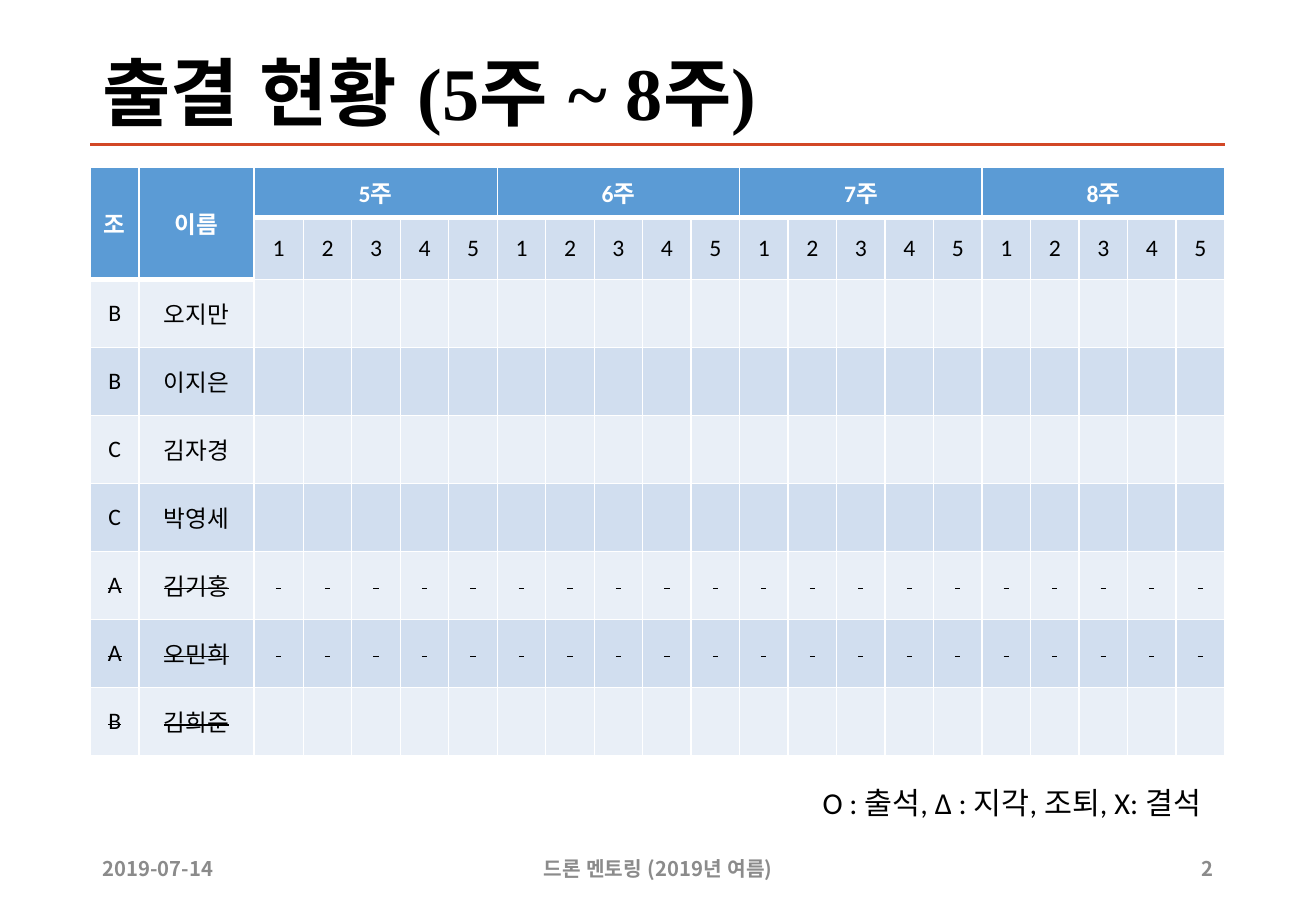
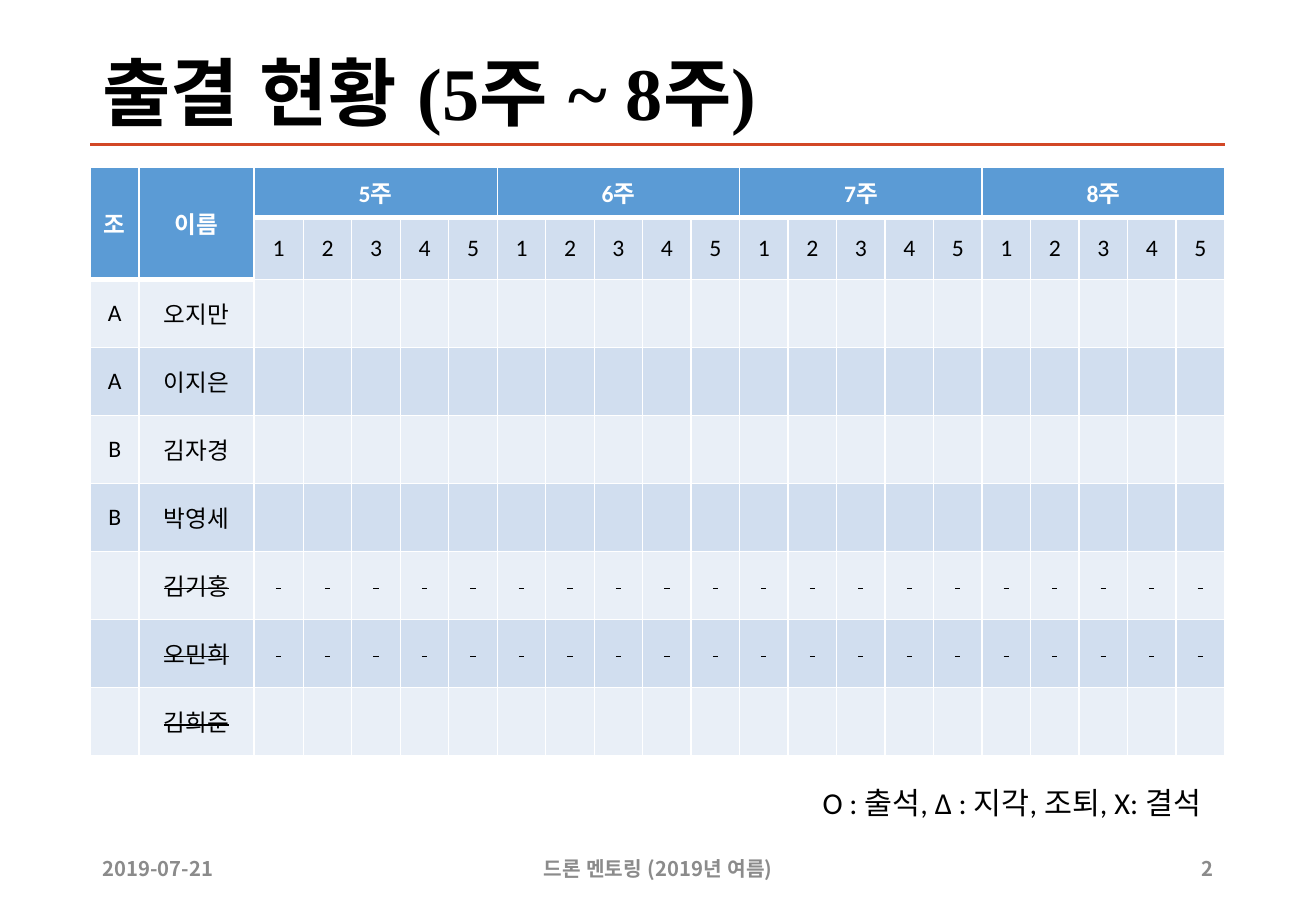
Before and after one commit to sunabove/drone_mentoring, a slide deck: slide 2 of 110 드론 멘토링 출결 현황 V1.1.pptx. Drawn at 1316x911 pixels with LibreOffice and Linux fonts; fonts in the diff are those of the drawing. Boxes give left, top, right and bottom in pixels: in the first picture for what was removed or moved away, otherwise in the second. Text is boxed around its words. In the diff, an @@ line names an element or a change of style, - is before the commit and + after.

```diff
--- a/110 드론 멘토링 출결 현황 V1.1.pptx
+++ b/110 드론 멘토링 출결 현황 V1.1.pptx
@@ table at (90,166,1227,756) @@
-row 3, column 1: B
+row 3, column 1: A
-row 4, column 1: B
+row 4, column 1: A
-row 5, column 1: C
+row 5, column 1: B
-row 6, column 1: C
+row 6, column 1: B
-row 7, column 1: A
+row 7, column 1: 
-row 8, column 1: A
+row 8, column 1: 
-row 9, column 1: B
+row 9, column 1: 
@@ text at (103,861,213,876): text changed @@
-2019-07-14
+2019-07-21
```
Also in this commit, not shown: 1 other slide changed, 34 other files.
